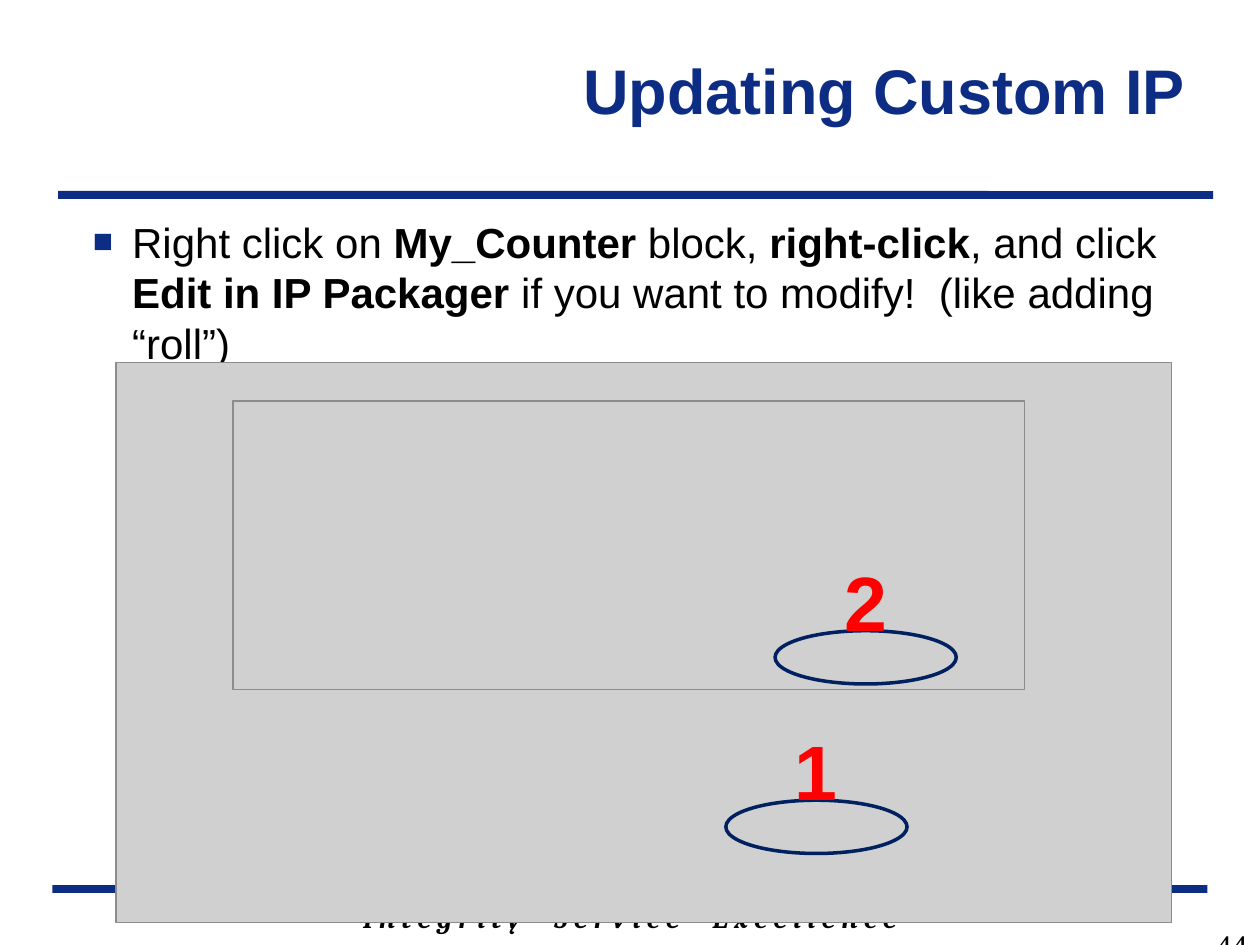
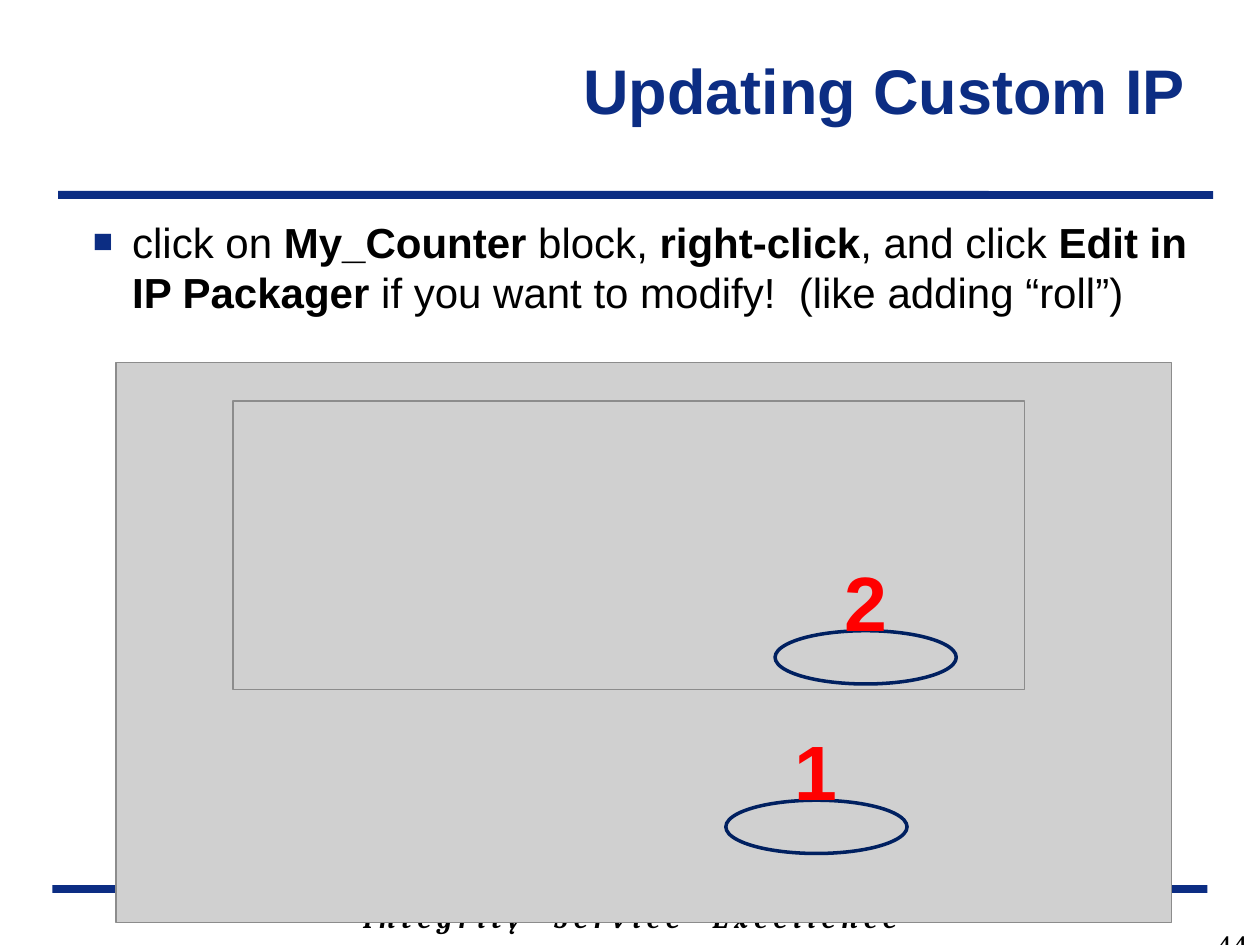
Before and after one commit to GeorgeYork/ECE383_web, a slide deck: slide 44 of lecture/slides/ECE_383_Lec18_2018.pptx. Drawn at 1260x945 pixels with LibreOffice and Linux fonts; fonts in the diff are those of the drawing; grey boxes stand for pictures; background and template pictures are left out. Boxes give left, top, right and bottom in pixels: in the first picture for what was removed or moved away, otherwise in the second. Text is boxed around its words. In the diff, an @@ line names an element or a change of style, - is before the commit and + after.

Commit message:
more updates

```diff
--- a/lecture/slides/ECE_383_Lec18_2018.pptx
+++ b/lecture/slides/ECE_383_Lec18_2018.pptx
@@ text at [132,227,1187,317]: text changed @@
-■ Right click on My_Counter block, right-click, and click Edit in IP Packager if you want to modify! (like adding “roll”)
+■ click on My_Counter block, right-click, and click Edit in IP Packager if you want to modify! (like adding “roll”)
```
Also in this commit, not shown: 5 other slides changed, 2 slides added, 1 slide removed.
